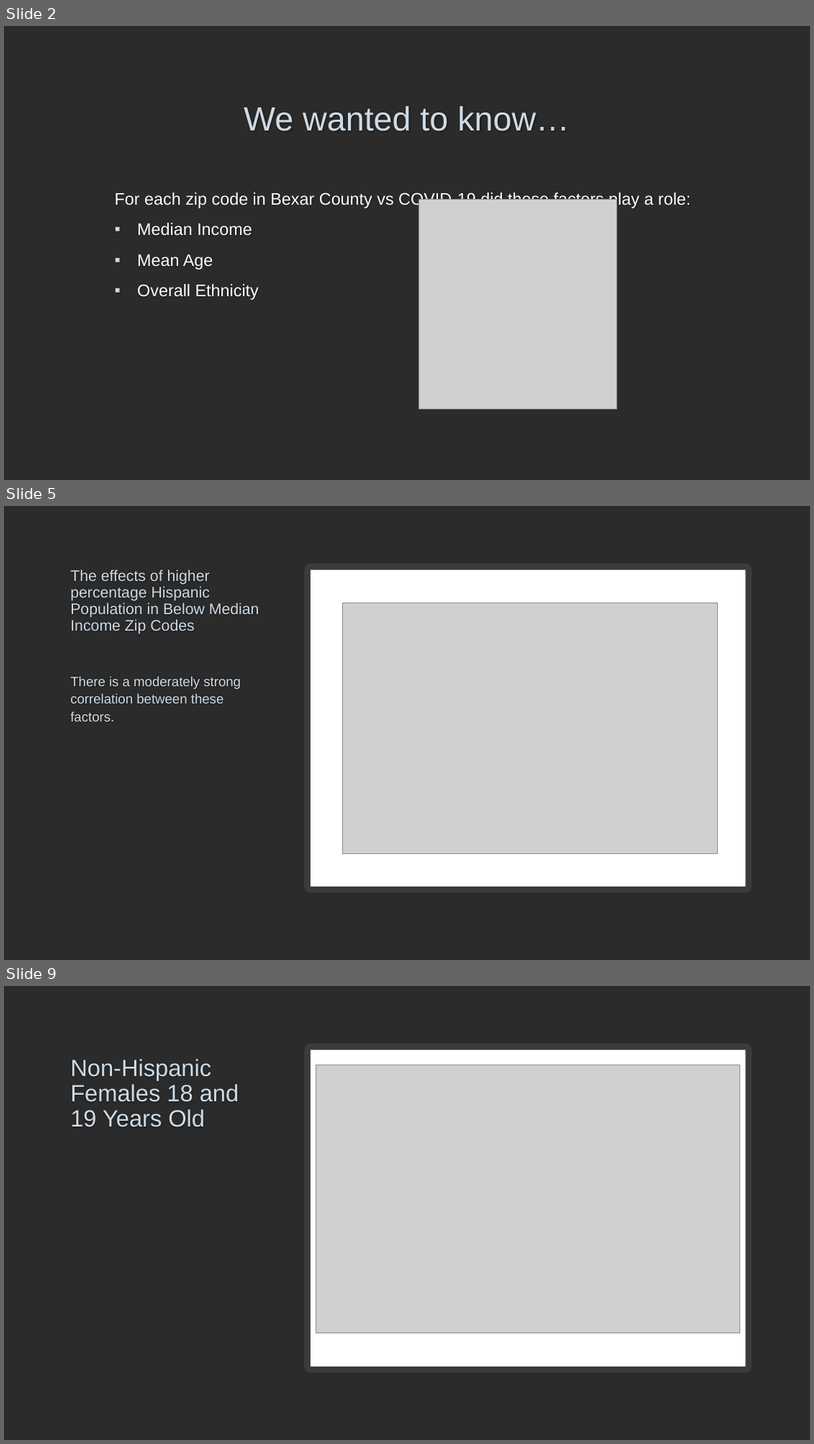
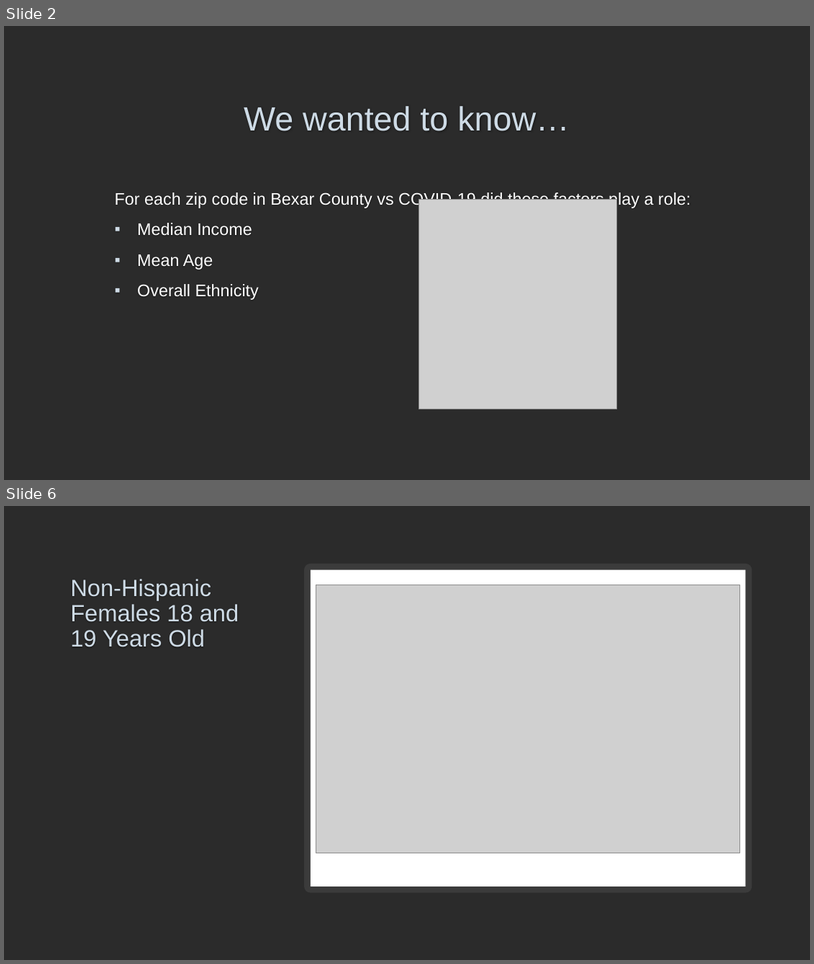
Before and after one commit to bakerv/COVID19, a slide deck: Bexar County COVID-19 by the Numbers.pptx. Shown one above the other, each under a label of ours: slides 2, 5 and 9 before the commit, slides 2 and 6 after it; the slides between them are not shown. The pictures are 814x1444 and 814x964 pixels, drawn with LibreOffice and Linux fonts; fonts in the diff are those of the drawing; grey boxes stand for pictures; background and template pictures are left out; a plain dark background stands for a picture behind light text. Boxes give left, top, right and bottom in pixels: in the first picture for what was removed or moved away, otherwise in the second. Text is boxed around its words. In the diff, an @@ line names an element or a change of style, - is before the commit and + after.

```diff
--- a/Bexar County COVID-19 by the Numbers.pptx
+++ b/Bexar County COVID-19 by the Numbers.pptx
@@ slide 5 removed at [4,506,810,960], background picture (left out) @@
@@ title removed at [70,569,260,634] @@
-The effects of higher percentage Hispanic Population in Below Median Income Zip Codes
@@ rectangle removed at [311,570,746,886] @@
@@ picture removed at [343,602,718,853] @@
@@ text removed at [70,676,241,721] @@
-There is a moderately strong correlation between these factors.
@@ what was slide 9 is now slide 6 @@
```
Also in this commit, not shown: 3 slides changed, 4 slides added, 2 other slides removed.
